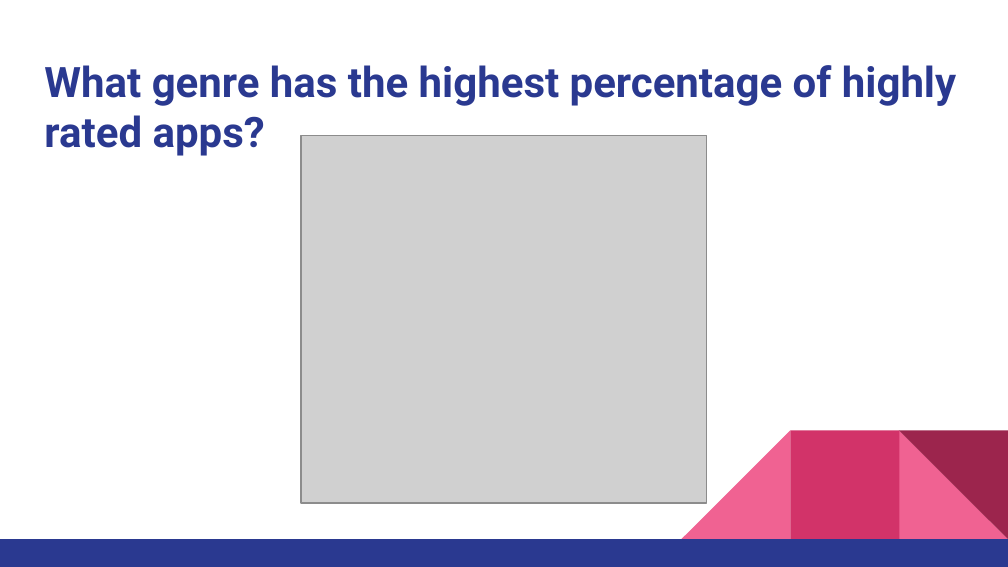
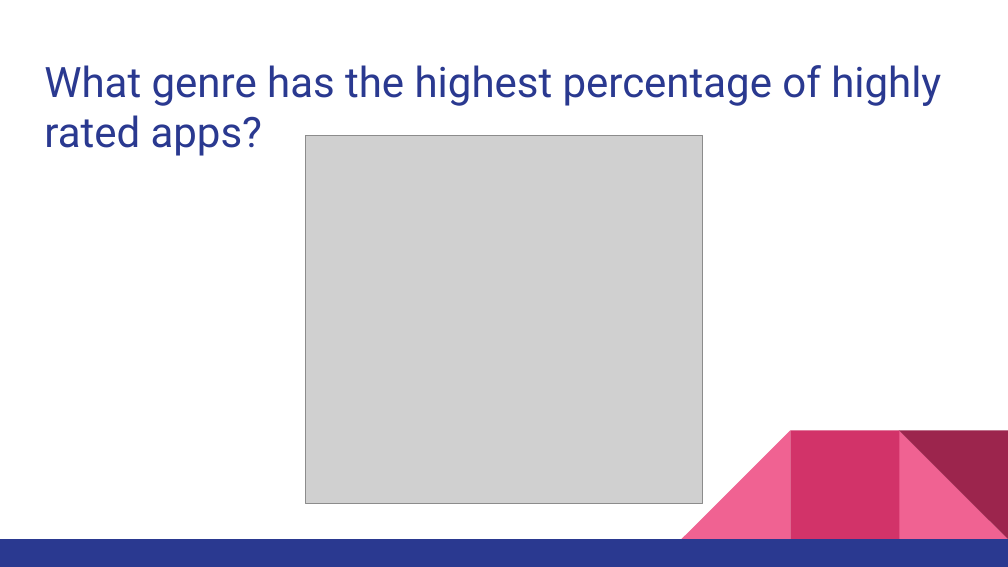
Before and after one commit to ryanhfrench/portfolio, a slide deck: slide 8 of analyzing_key_indicators_of_high_app_reviews/presentation.pptx. Drawn at 1008x567 pixels with LibreOffice and Linux fonts; fonts in the diff are those of the drawing; grey boxes stand for pictures. Boxes give left, top, right and bottom in pixels: in the first picture for what was removed or moved away, otherwise in the second. Text is boxed around its words. In the diff, an @@ line names an element or a change of style, - is before the commit and + after.

Commit message:
Updating apps presentation

```diff
--- a/analyzing_key_indicators_of_high_app_reviews/presentation.pptx
+++ b/analyzing_key_indicators_of_high_app_reviews/presentation.pptx
@@ title "What genre has the highest ..." at (44, 65, 941, 156): bold off @@
@@ picture: place and size @@
-picture at (301, 135, 708, 503)
+picture at (305, 135, 703, 504)
```
Also in this commit, not shown: 5 other slides changed, 4 other files.
